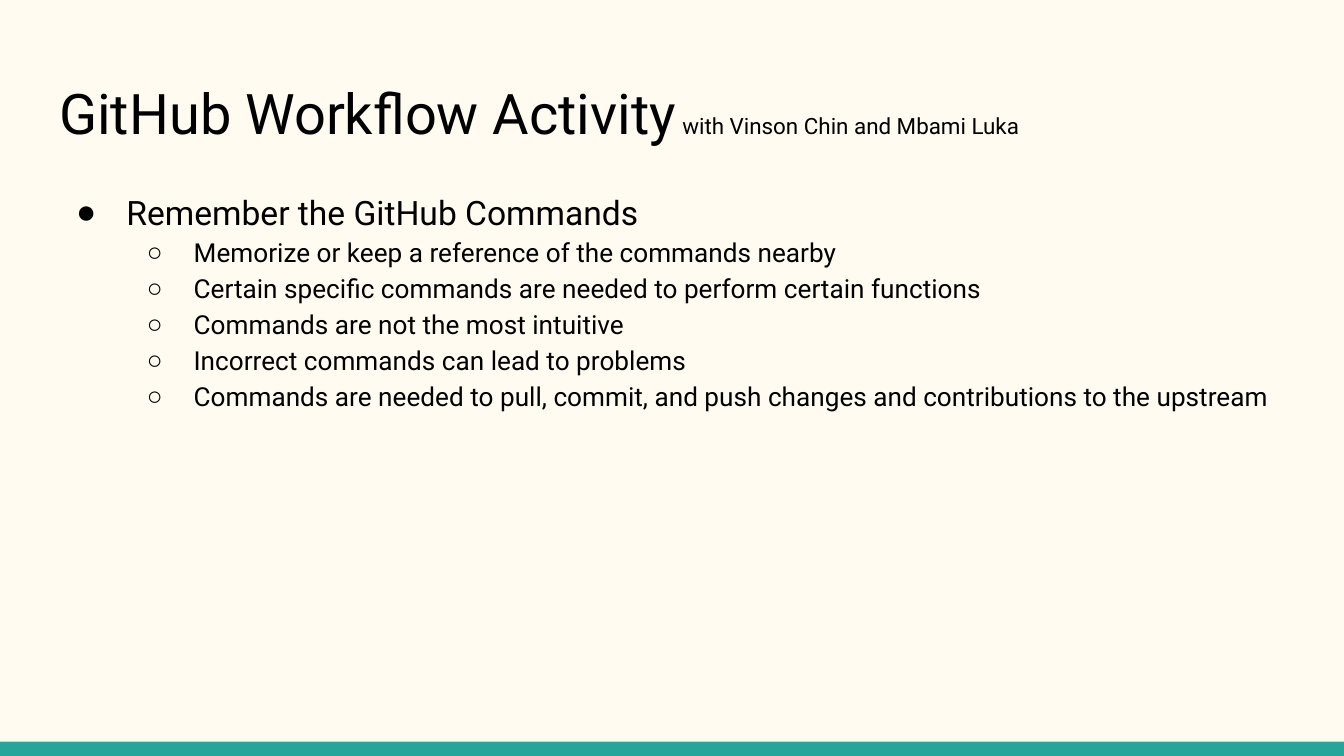
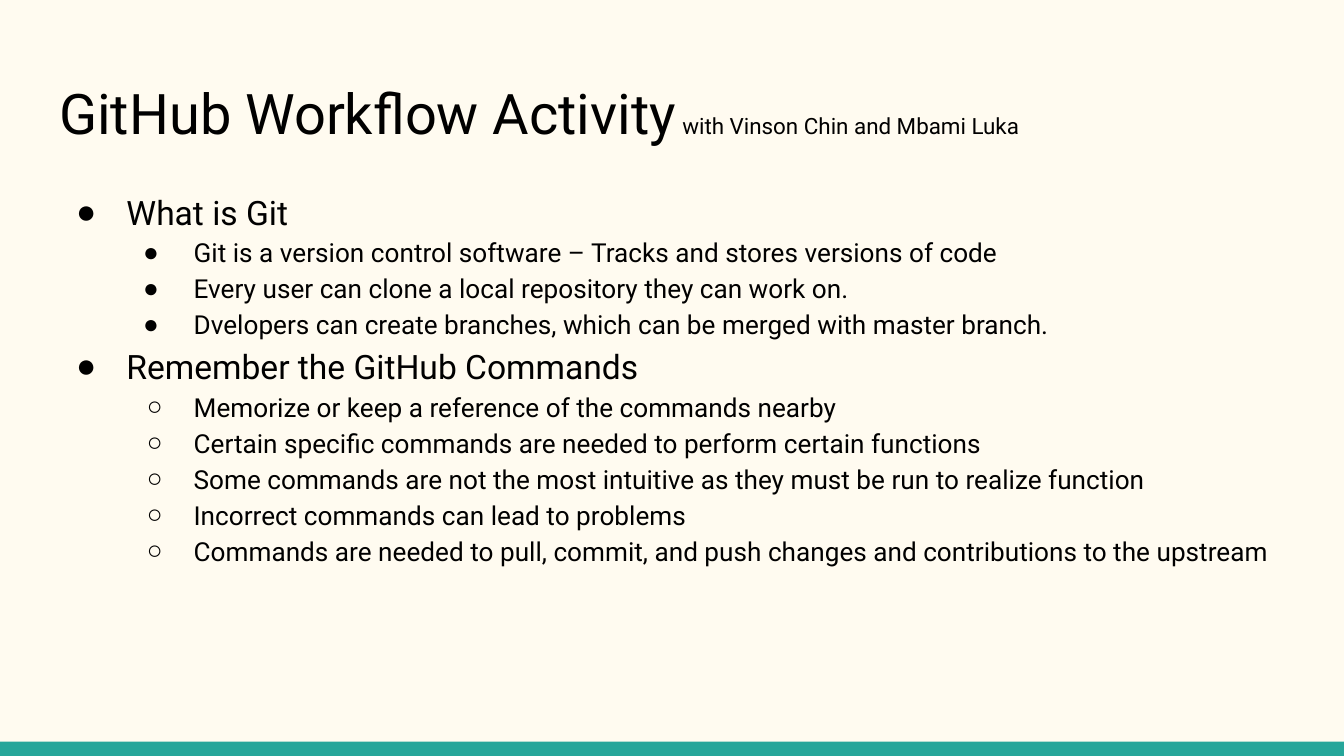
Before and after one commit to vinsonchin/ourfavorites, a slide deck: slide 1 of tpresentation2.pptx. Drawn at 1344x756 pixels with LibreOffice and Linux fonts; fonts in the diff are those of the drawing. Boxes give left, top, right and bottom in pixels: in the first picture for what was removed or moved away, otherwise in the second. Text is boxed around its words. In the diff, an @@ line names an element or a change of style, - is before the commit and + after.

Commit message:
Addition to presntation

```diff
--- a/tpresentation2.pptx
+++ b/tpresentation2.pptx
@@ text at (126,199,1048,340): paragraphs added @@
+● What is Git
+  ● Git is a version control software – Tracks and stores versions of code
+  ● Every user can clone a local repository they can work on.
+  ● Dvelopers can create branches, which can be merged with master branch.
@@ text at (194,469,1144,495): text changed @@
-  ○ Commands are not the most intuitive
+  ○ Some commands are not the most intuitive as they must be run to realize function
```
